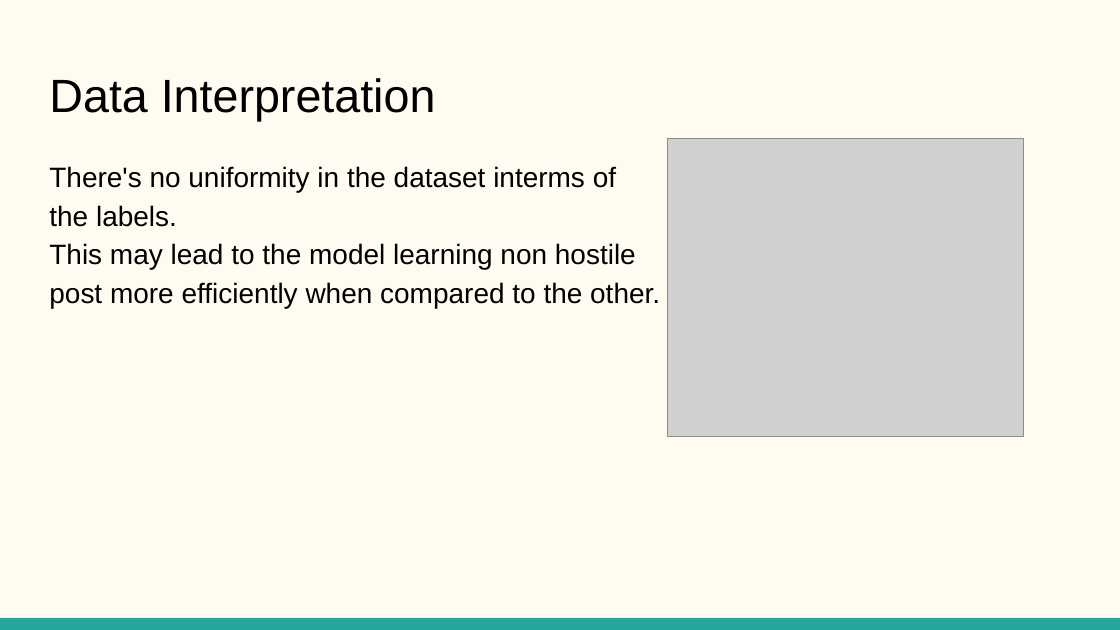
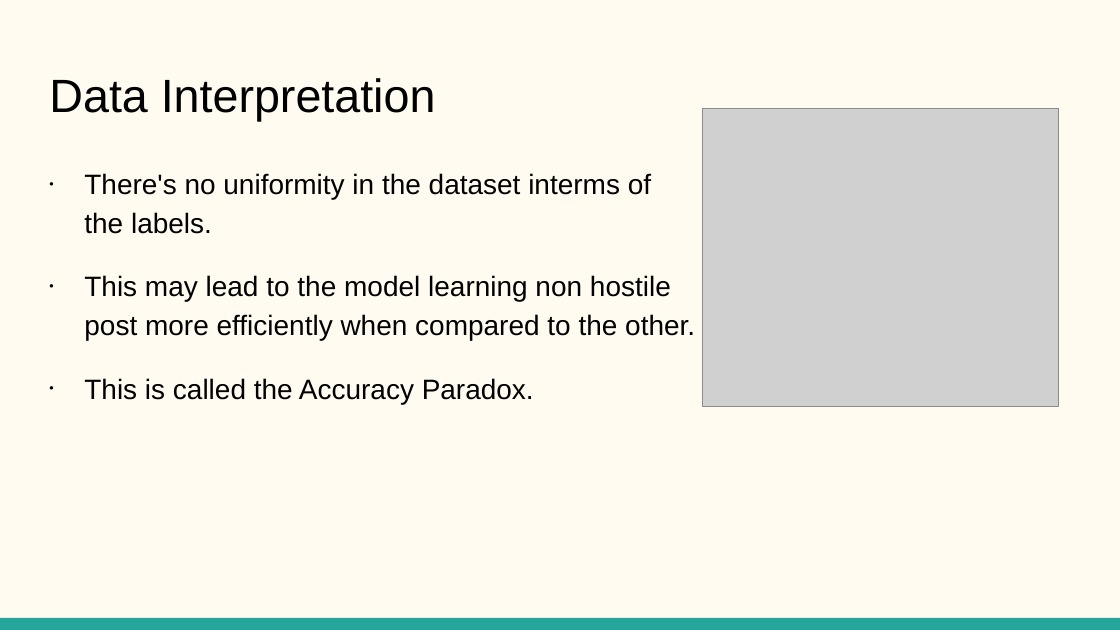
Before and after one commit to VarunBohara/Mini-Project-Documents, a slide deck: slide 7 of DMA Course Project.pptx. Drawn at 1120x630 pixels with LibreOffice and Linux fonts; fonts in the diff are those of the drawing; grey boxes stand for pictures. Boxes give left, top, right and bottom in pixels: in the first picture for what was removed or moved away, otherwise in the second. Text is boxed around its words. In the diff, an @@ line names an element or a change of style, - is before the commit and + after.

```diff
--- a/DMA Course Project.pptx
+++ b/DMA Course Project.pptx
@@ picture: place and size @@
-picture at bbox=[668, 139, 1023, 437]
+picture at bbox=[703, 109, 1058, 407]
@@ text at bbox=[84, 173, 695, 404]: text changed @@
-There's no uniformity in the dataset interms of
-the labels.
-This may lead to the model learning non hostile
-post more efficiently when compared to the other.
+• There's no uniformity in the dataset interms of
+  the labels.
+• This may lead to the model learning non hostile
+  post more efficiently when compared to the other.
+• This is called the Accuracy Paradox.
```
Also in this commit, not shown: 1 slide added, 10 slides removed.
